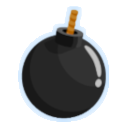
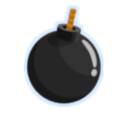
The second (128, 128) image is a revision of the first. Changes to its layers:
painted on "sprite" over [20, 7, 107, 120]
painted on "outline" over [18, 5, 109, 122]
